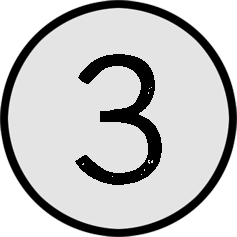
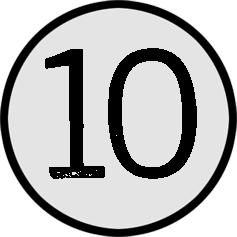
Comparing the layer stacks of the two 237×237 images. Changes:
added layer "10" above "9" over <box>45,48,197,179</box>
hid "3" over <box>75,54,162,185</box>
